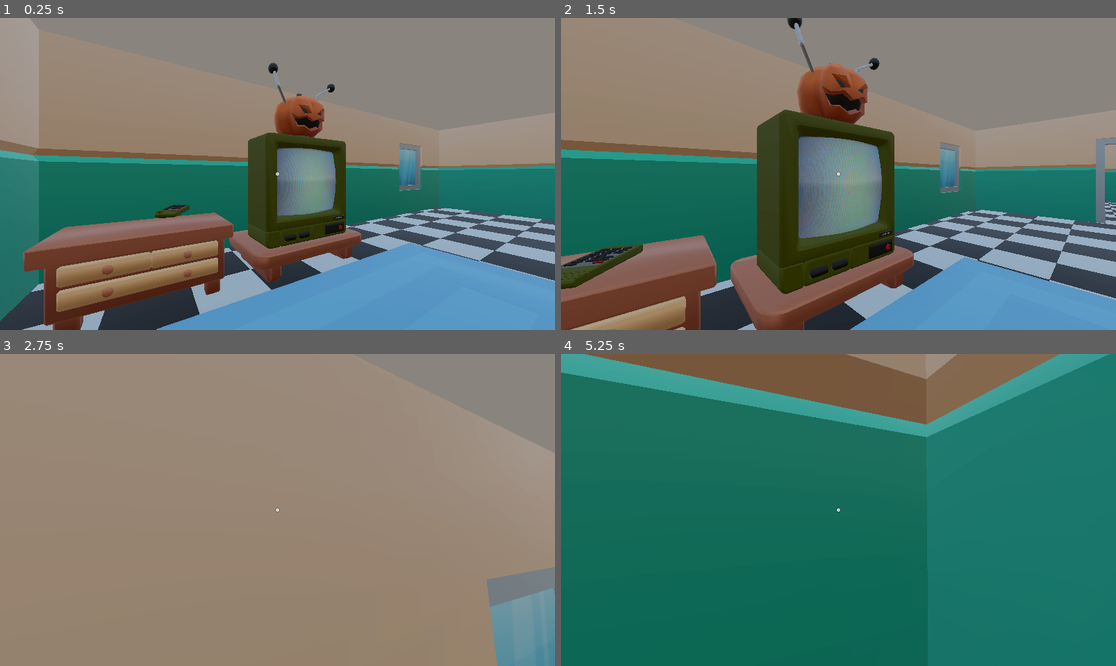
Above: before the commit, frames 1-4 (two rows, left to right).
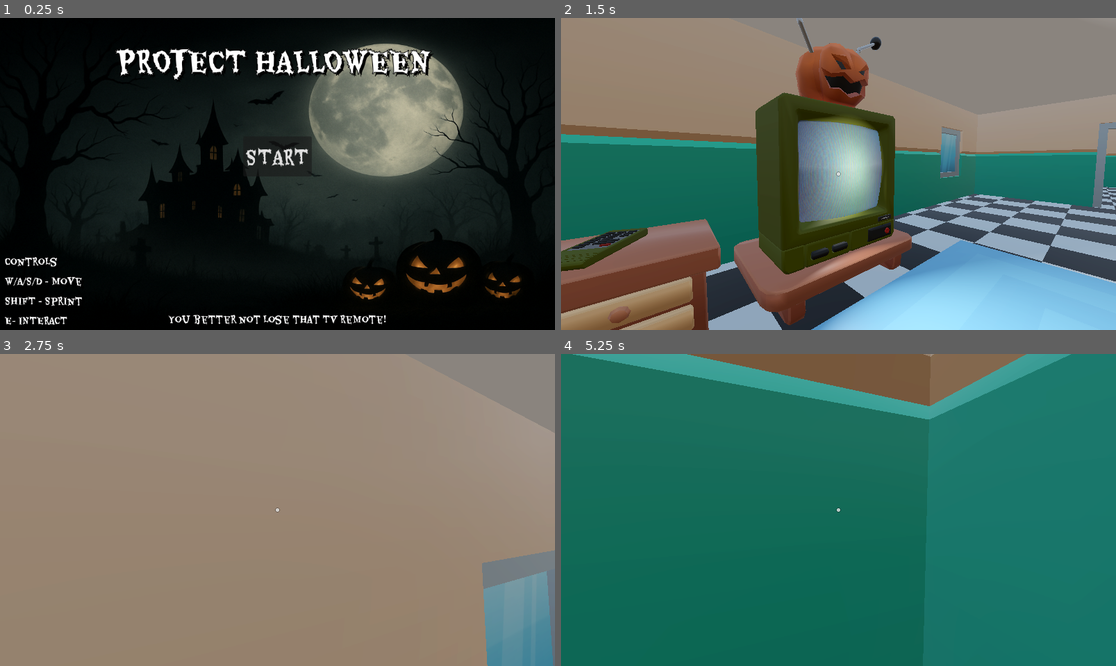
Above: after the commit, the same moments.

Repository: RickvanLoo/GDTV-Halloween-Jam-2025
Game: Godot game, scene res://Levels/Menu/start_menu.tscn
The game is run twice, just before and just after one commit, with the same random seed, the same clock (stepped at 60 frames per second) and the same inputs. Before the commit the project starts from res://Levels/Main/Level0.tscn.
Inputs (mouse positions are in pixels of both pictures, inside the frame that each line leads up to):
- Up to frame 1 (0.25 s): no input
- Up to frame 2 (1.5 s): click (838, 155) at 0.5 s, where only the run after the commit has a clickable "START"; tap Enter at 1.25 s; move the mouse to (866, 174) at 1.27 s; hold W (move_forward) from 1.28 s (still down); hold E (interact) from 1.28 s (still down); click (866, 174) at 1.42 s
- Up to frame 3 (2.75 s): keep holding W (move_forward); tap Space (jump) at 1.52, 2.27 s; move the mouse to (249, 510) at 2.02 s; release E (interact) at 2.03 s; tap Up (look_down) at 2.1 s
- Up to frame 4 (5.25 s): keep holding W (move_forward); move the mouse to (849, 503) at 2.77 s; tap Left (look_left) at 2.85 s; move the mouse to (832, 516) at 3.52 s; tap Right (look_right) at 3.6 s; click (832, 516) at 3.67 s; tap Space (jump) at 3.77, 4.25, 4.52 s; move the mouse to (877, 513) at 4.27 s; tap Down (look_up) at 4.35 s; tap Enter at 5 s; move the mouse to (794, 506) at 5.02 s; tap Shift (sprint) at 5.1 s

The runs differ from the first frame. In frame 1, 96% of the frame differs, in the area x 0-100%, y 0-100%; in frame 2, 42%; in frame 3, 2.2%; in frame 4, 11%.

Commit message:
Enable main menu

Diff:
--- a/project.godot
+++ b/project.godot
@@ -11,7 +11,7 @@
 [application]
 
 config/name="HalloweenJam2025"
-run/main_scene="res://Levels/Main/Level0.tscn"
+run/main_scene="uid://dehtpdsv6seij"
 config/features=PackedStringArray("4.5", "Mobile")
 config/icon="uid://dnrfwjwvlbs8k"
 
